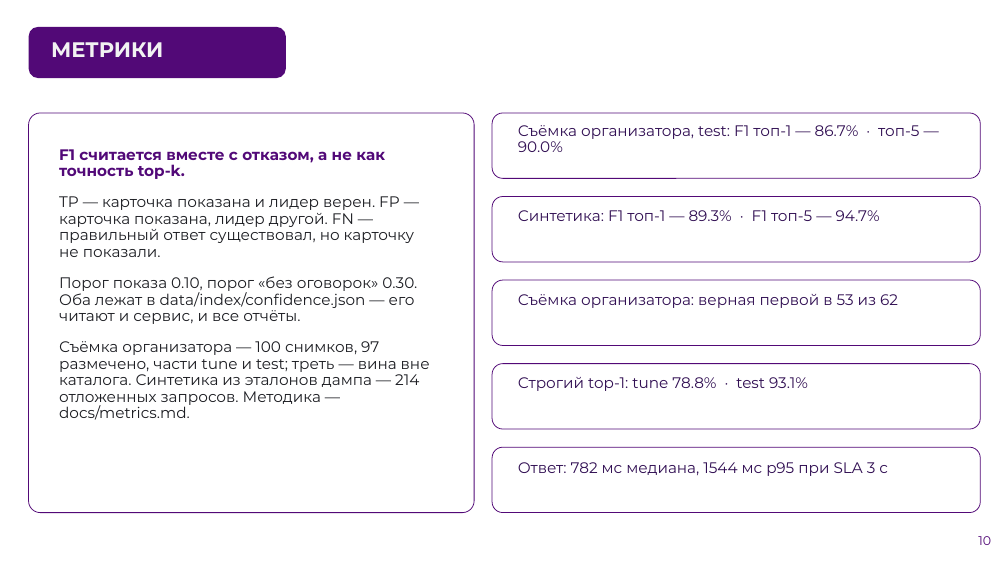
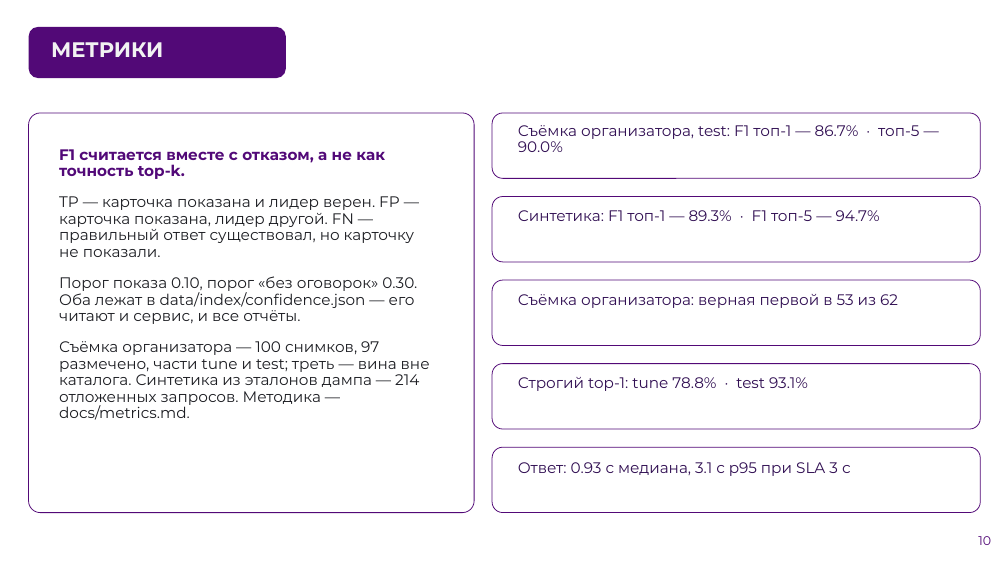
Before and after one commit to AlexGvr/rus_vines, a slide deck: slide 10 of ЛЦТ2026 Сканер российских вин.pptx. Drawn at 1008x567 pixels with LibreOffice and Linux fonts; fonts in the diff are those of the drawing; background and template pictures are left out. Boxes give left, top, right and bottom in pixels: in the first picture for what was removed or moved away, otherwise in the second. Text is boxed around its words. In the diff, an @@ line names an element or a change of style, - is before the commit and + after.

```diff
--- a/ЛЦТ2026 Сканер российских вин.pptx
+++ b/ЛЦТ2026 Сканер российских вин.pptx
@@ text at (518, 462, 851, 476): text changed @@
-Ответ: 782 мс медиана, 1544 мс p95 при SLA 3 с
+Ответ: 0.93 с медиана, 3.1 с p95 при SLA 3 с
```
Also in this commit, not shown: 4 other slides changed, 2 other files.
